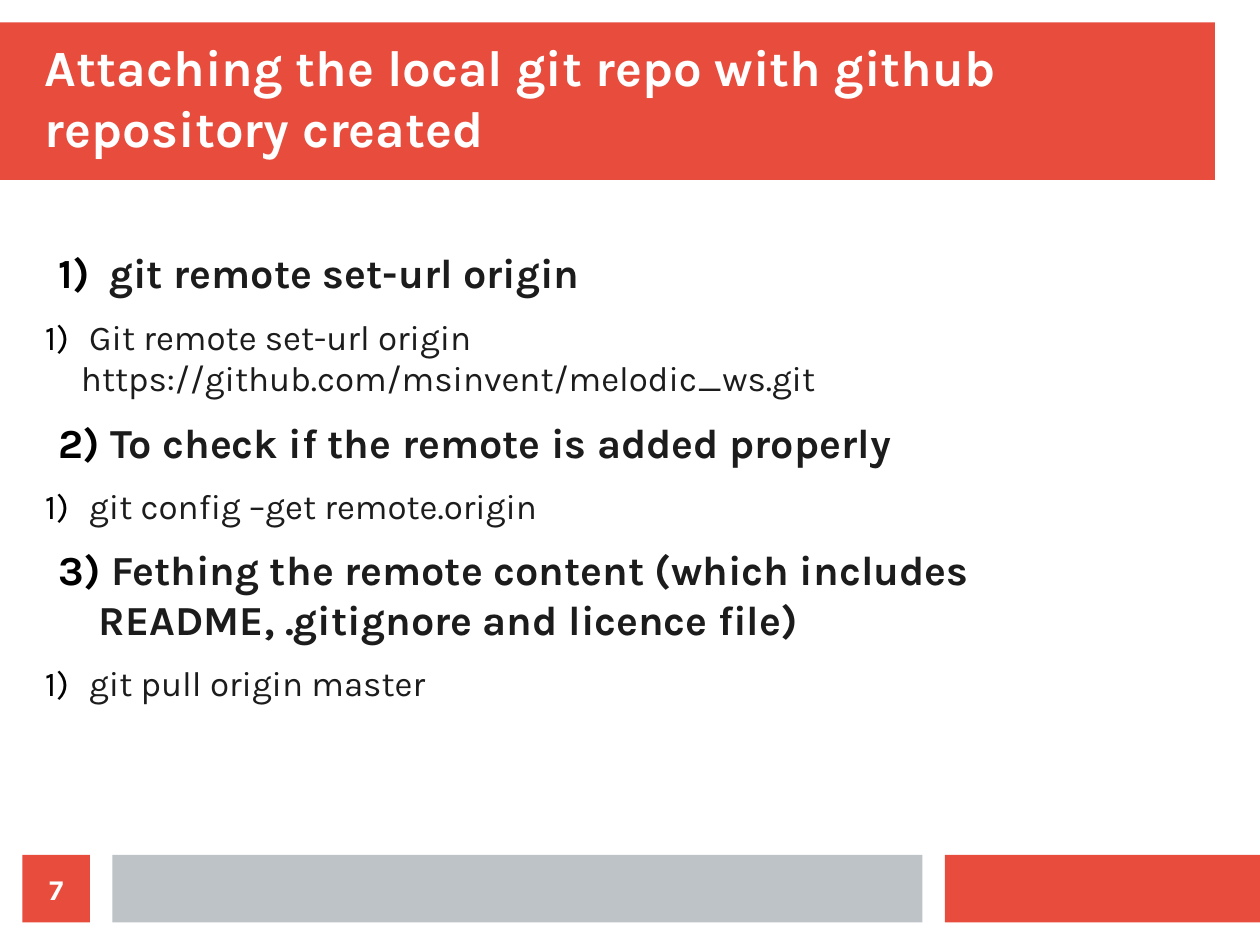
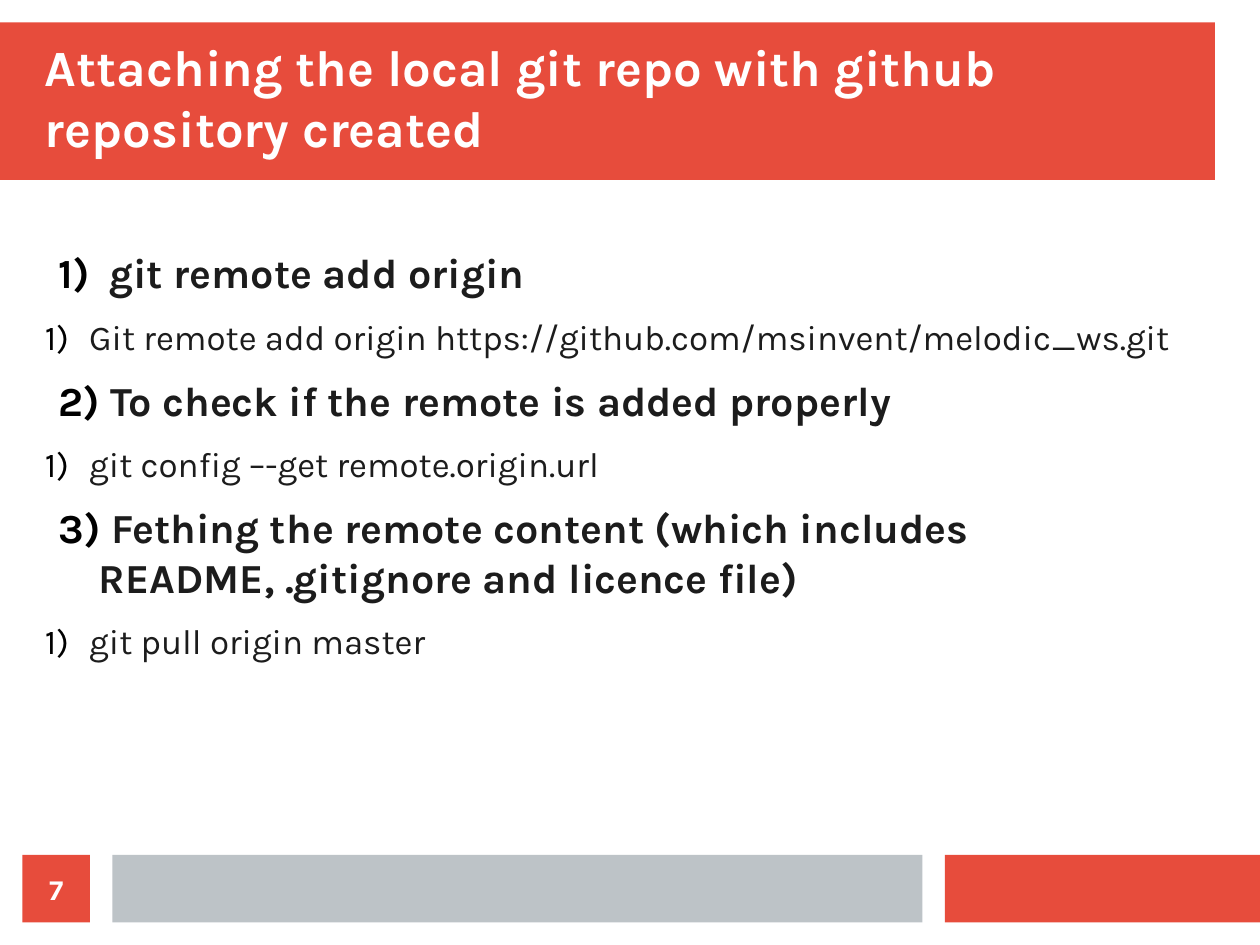
Before and after one commit to msinvent/melodic_ws, a slide deck: slide 7 of documents/git_setup.odp. Drawn at 1260x945 pixels with LibreOffice and Linux fonts; fonts in the diff are those of the drawing. Boxes give left, top, right and bottom in pixels: in the first picture for what was removed or moved away, otherwise in the second. Text is boxed around its words. In the diff, an @@ line names an element or a change of style, - is before the commit and + after.

Commit message:
spelling correction in git_Setup.odp

```diff
--- a/documents/git_setup.odp
+++ b/documents/git_setup.odp
@@ text at (89, 258, 1169, 359): text changed @@
-1) git remote set-url origin
-  1) Git remote set-url origin https://github.com/msinvent/melodic_ws.git
+1) git remote add origin
+  1) Git remote add origin https://github.com/msinvent/melodic_ws.git
@@ text at (89, 453, 599, 486): text changed @@
-  1) git config –get remote.origin
+  1) git config –-get remote.origin.url
```
Also in this commit, not shown: 2 other slides changed.
